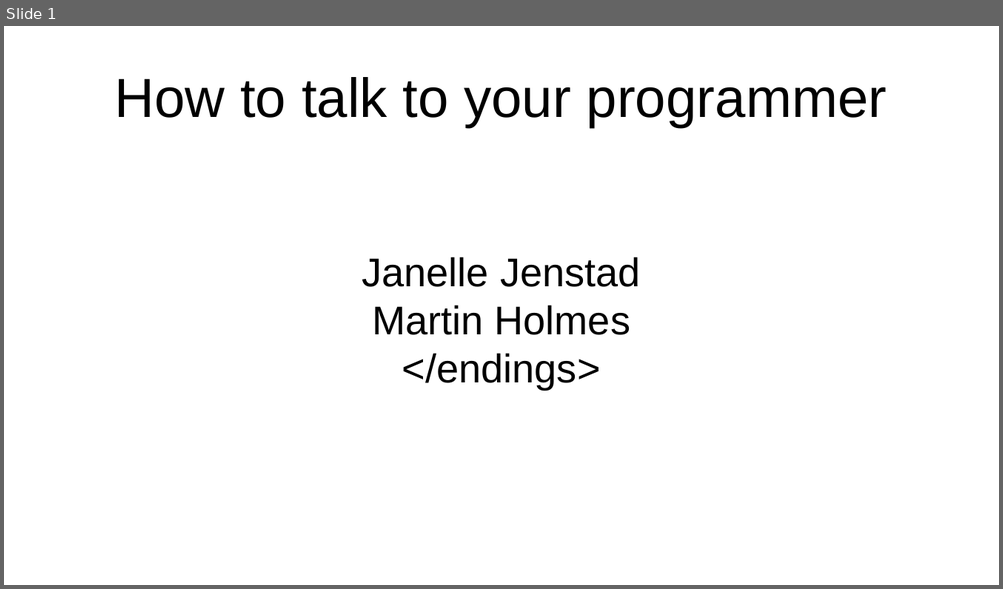
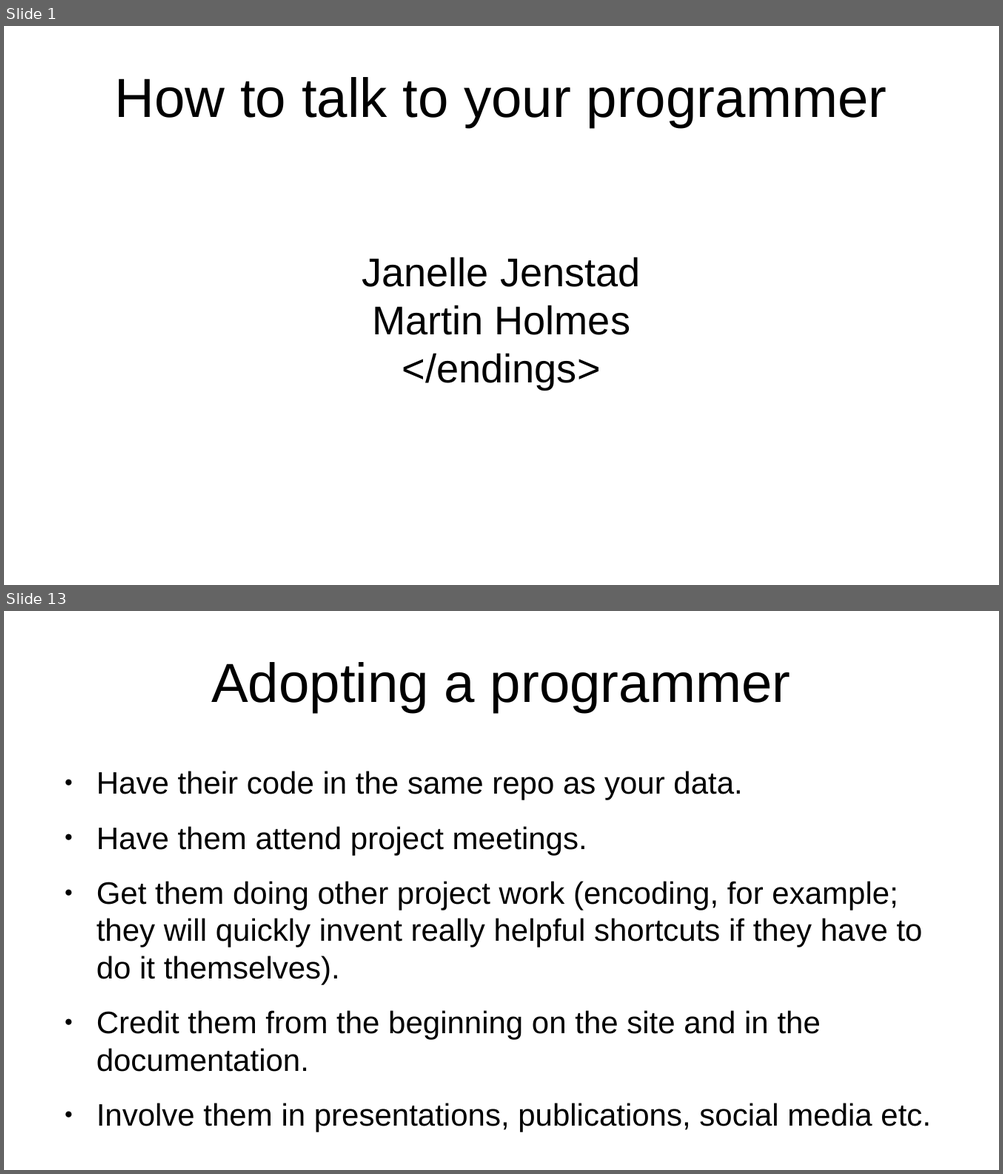
Before and after one commit to projectEndings/Endings, a slide deck: presentations/dhsi2019/talk_to_your_programmer.odp. Shown one above the other, each under a label of ours: slide 1 before the commit, slides 1 and 13 after it; the slides between them are not shown. The pictures are 1003x589 and 1003x1174 pixels, drawn with LibreOffice and Linux fonts; fonts in the diff are those of the drawing. Boxes give left, top, right and bottom in pixels: in the first picture for what was removed or moved away, otherwise in the second. Text is boxed around its words. In the diff, an @@ line names an element or a change of style, - is before the commit and + after.

```diff
--- a/presentations/dhsi2019/talk_to_your_programmer.odp
+++ b/presentations/dhsi2019/talk_to_your_programmer.odp
@@ slide 13 added at [4,611,999,1170], background #FFFFFF @@
@@ title added at [211,662,791,712], 44 pt, text #000000 @@
+Adopting a programmer
@@ text added at [96,771,930,1132], 24.8 pt, text #000000 @@
+● Have their code in the same repo as your data.
+● Have them attend project meetings.
+● Get them doing other project work (encoding, for example; they will quickly invent really helpful shortcuts if they have to do it themselves).
+● Credit them from the beginning on the site and in the documentation.
+● Involve them in presentations, publications, social media etc.
```
Also in this commit, not shown: 8 slides changed, 9 other slides added.
